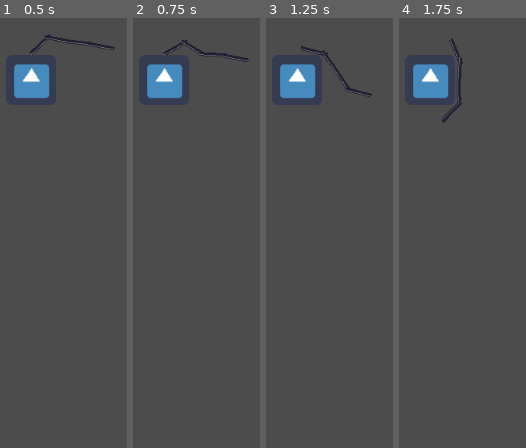
Above: before the commit, frames 1-4 (left to right).
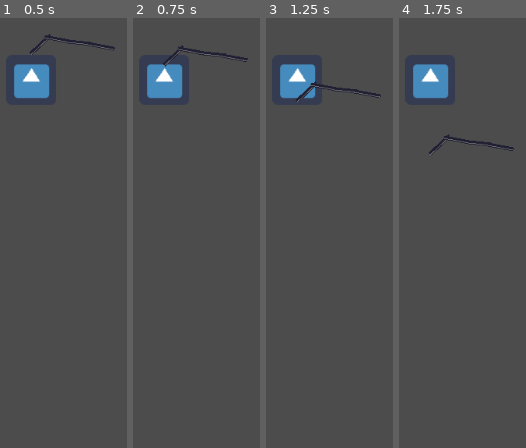
Above: after the commit, the same moments.

Repository: bassguitarbill/godot-wild-jam-21
Game: Godot game, scene res://ChainTest.tscn
Same seed, same stepped clock (60 frames per second), same inputs: the game is played once before the commit and once after it. This scene is started directly instead of the project's main scene. The engine's default icon, where the game draws it, is replaced by a stand-in: a white triangle on a blue panel in a dark square.
Inputs:
- Up to frame 1 (0.5 s): no input
- Up to frame 2 (0.75 s): tap Enter (ui_accept) at 0.5 s
- Up to frame 3 (1.25 s): tap Enter (ui_accept) at 0.77 s
- Up to frame 4 (1.75 s): tap Enter (ui_accept) at 1.52 s

Frame 1 is identical in both runs. In frame 2, 0.4% of the frame differs, in the area x 23-91%, y 5-12%; in frame 3, 0.8%; in frame 4, 1.0%, in the area x 23-91%, y 4-32%.

Commit message:
That's better

Diff:
--- a/ChainLink.tscn
+++ b/ChainLink.tscn
@@ -7,6 +7,8 @@
 height = 30.0733
 
 [node name="ChainLink" type="RigidBody2D"]
+collision_layer = 2
+collision_mask = 4
 
 [node name="GrappleRope" type="Sprite" parent="."]
 rotation = 1.5708
--- a/Player.gd
+++ b/Player.gd
@@ -54,4 +54,3 @@
 	var grapple_position = grapple_vector * 75.0
 	var grapple_velocity = grapple_vector * 700.0
 	emit_signal("fire_grapple", grapple_position, grapple_velocity)
-	print("fired grapple")
--- a/TestLevel.gd
+++ b/TestLevel.gd
@@ -14,10 +14,8 @@
 	grapple.set_velocity(velocity)
 	add_child(grapple)
 	grapple.connect("body_entered", self, "on_grapple_hit")
-	print(grapple)
 
 func on_grapple_hit(_body):
-	print("Grapple hit ", grapple.position)
 	create_chain(grapple.position, player.position)
 	grapple.queue_free()
 	grapple = null
@@ -30,10 +28,10 @@
 	var current_node = StaticBody2D.new()
 	current_node.position = start_pos
 	$ChainPieces.add_child(current_node, true)
-	var current_node_pos = start_pos
+	var current_node_pos = start_pos.move_toward(end_pos, link_length / 2)
 	while remaining_length > link_length:
 		var link = ChainLink.instance()
-		link.position = current_node_pos.move_toward(end_pos, link_length / 2)
+		link.position = current_node_pos.move_toward(end_pos, 3 + (link_length / 2))
 		link.rotation = chain_angle + (PI / 2)
 		$ChainPieces.add_child(link, true)
 		#$ChainPieces.call_deferred("add_child", link, true)
--- a/TestLevel.tscn
+++ b/TestLevel.tscn
@@ -174,11 +174,14 @@
 tile_set = SubResource( 17 )
 cell_size = Vector2( 25, 25 )
 cell_quadrant_size = 25
+collision_layer = 4
+collision_mask = 3
 format = 1
 tile_data = PoolIntArray( 458773, 1, 0, 458774, 1, 1, 458775, 1, 1, 458776, 1, 1, 458777, 1, 1, 458778, 1, 2, 524309, 1 …(539 unchanged characters)…
 
 [node name="Player" parent="." instance=ExtResource( 1 )]
 position = Vector2( 464.029, 387.542 )
+collision_mask = 4
 
 [node name="ChainPieces" type="Node" parent="."]
 
--- a/project.godot
+++ b/project.godot
@@ -19,6 +19,12 @@
 run/main_scene="res://TestLevel.tscn"
 config/icon="res://icon.png"
 
+[layer_names]
+
+2d_physics/layer_1="Player"
+2d_physics/layer_2="Chain"
+2d_physics/layer_3="Wall"
+
 [rendering]
 
 environment/default_environment="res://default_env.tres"
